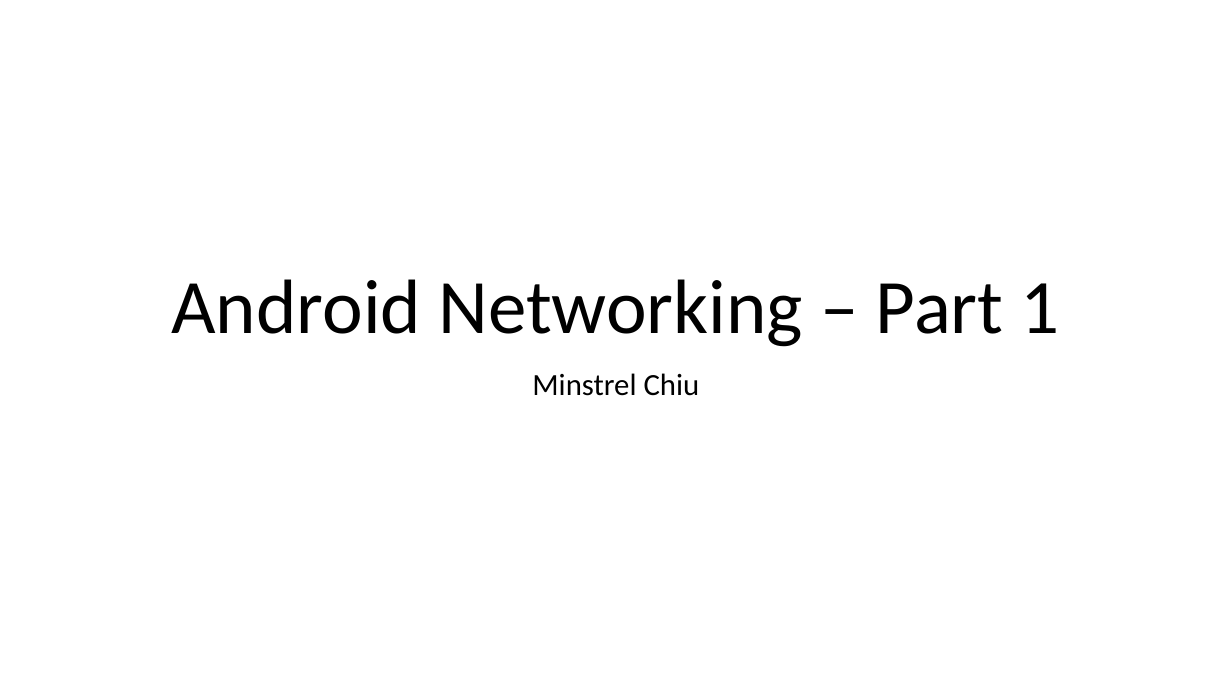
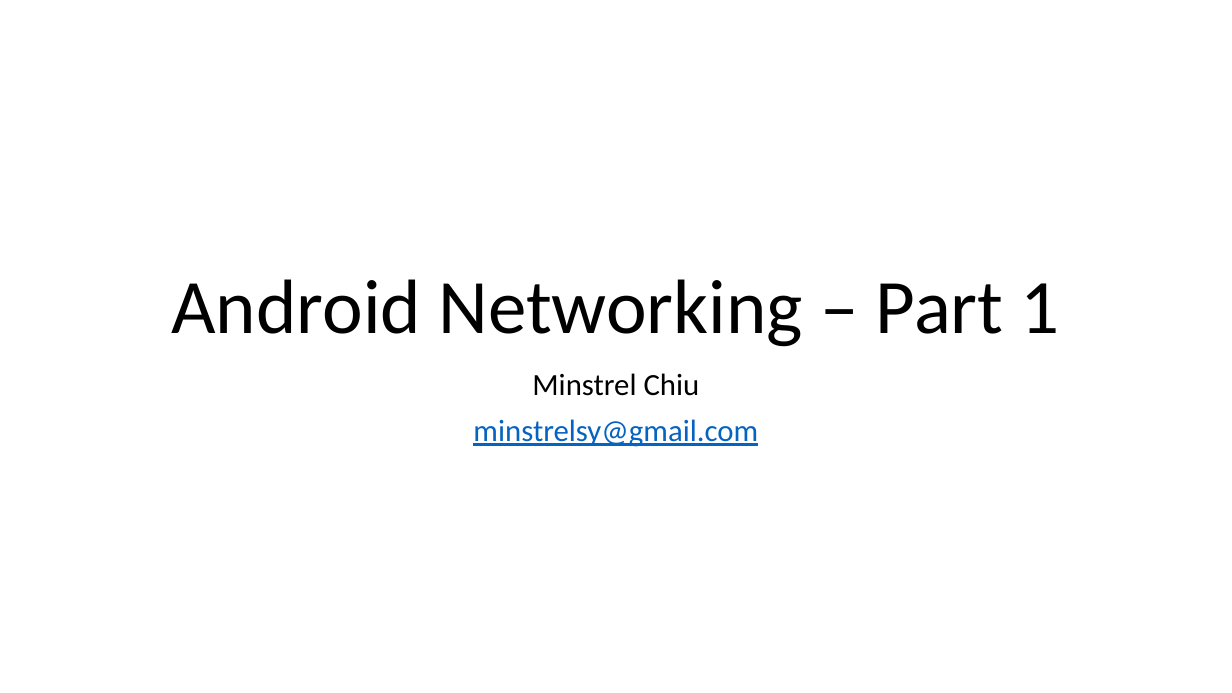
Before and after one commit to minstrelsy/android-networking, a slide deck: slide 1 of Android Networking Part 1.pptx. Drawn at 1232x693 pixels with LibreOffice and Linux fonts; fonts in the diff are those of the drawing. Boxes give left, top, right and bottom in pixels: in the first picture for what was removed or moved away, otherwise in the second. Text is boxed around its words. In the diff, an @@ line names an element or a change of style, - is before the commit and + after.

```diff
--- a/Android Networking Part 1.pptx
+++ b/Android Networking Part 1.pptx
@@ subtitle at bbox=[473, 419, 758, 447]: paragraph added @@
+minstrelsy@gmail.com
```
Also in this commit, not shown: 1 other file.
